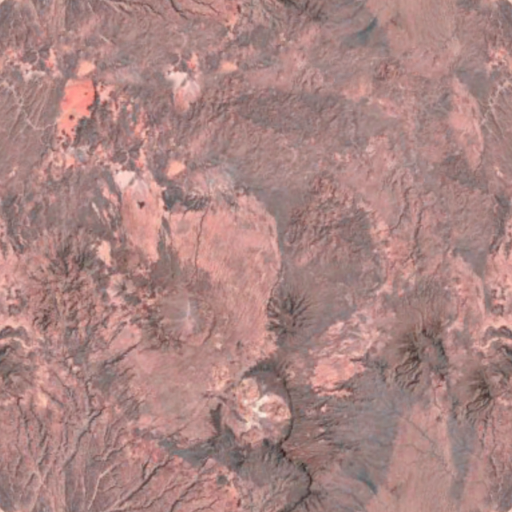
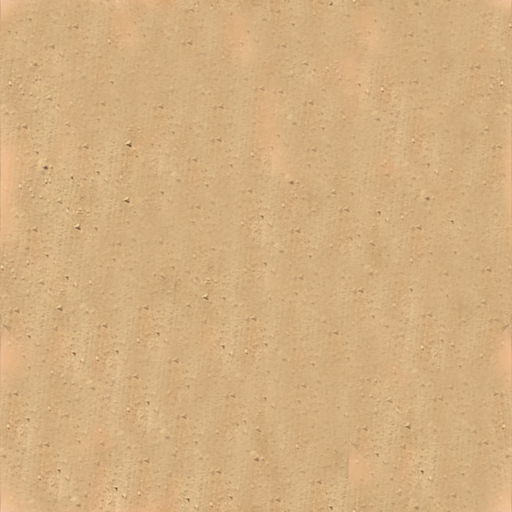
Layer changes from the first 512x512 image to the second:
hid "Layer #1" over [0, 0, 512, 512]
added layer "Layer copy" above "Layer" over [0, 0, 512, 512]
showed "Layer" over [0, 0, 512, 512]
